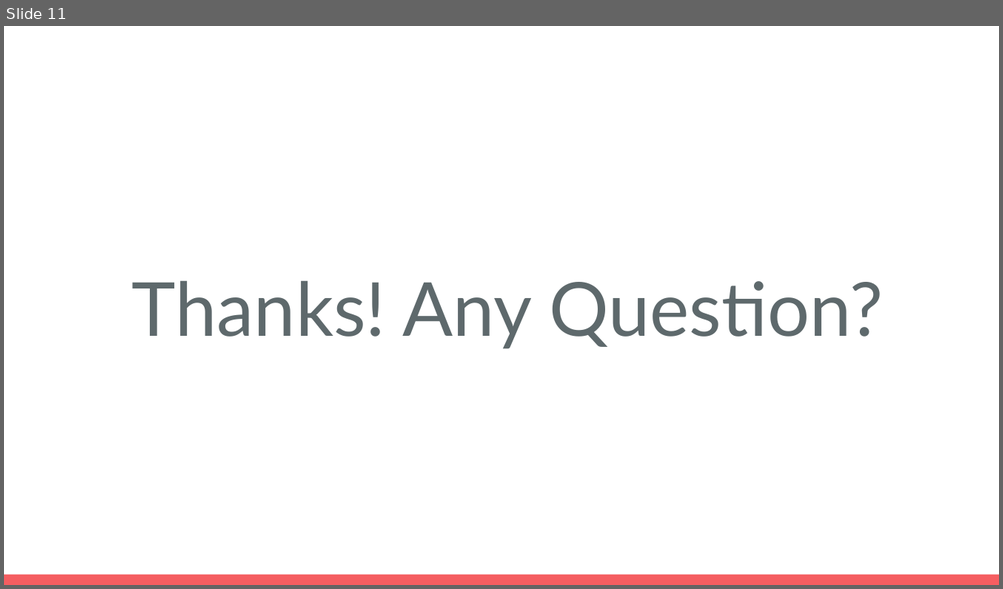
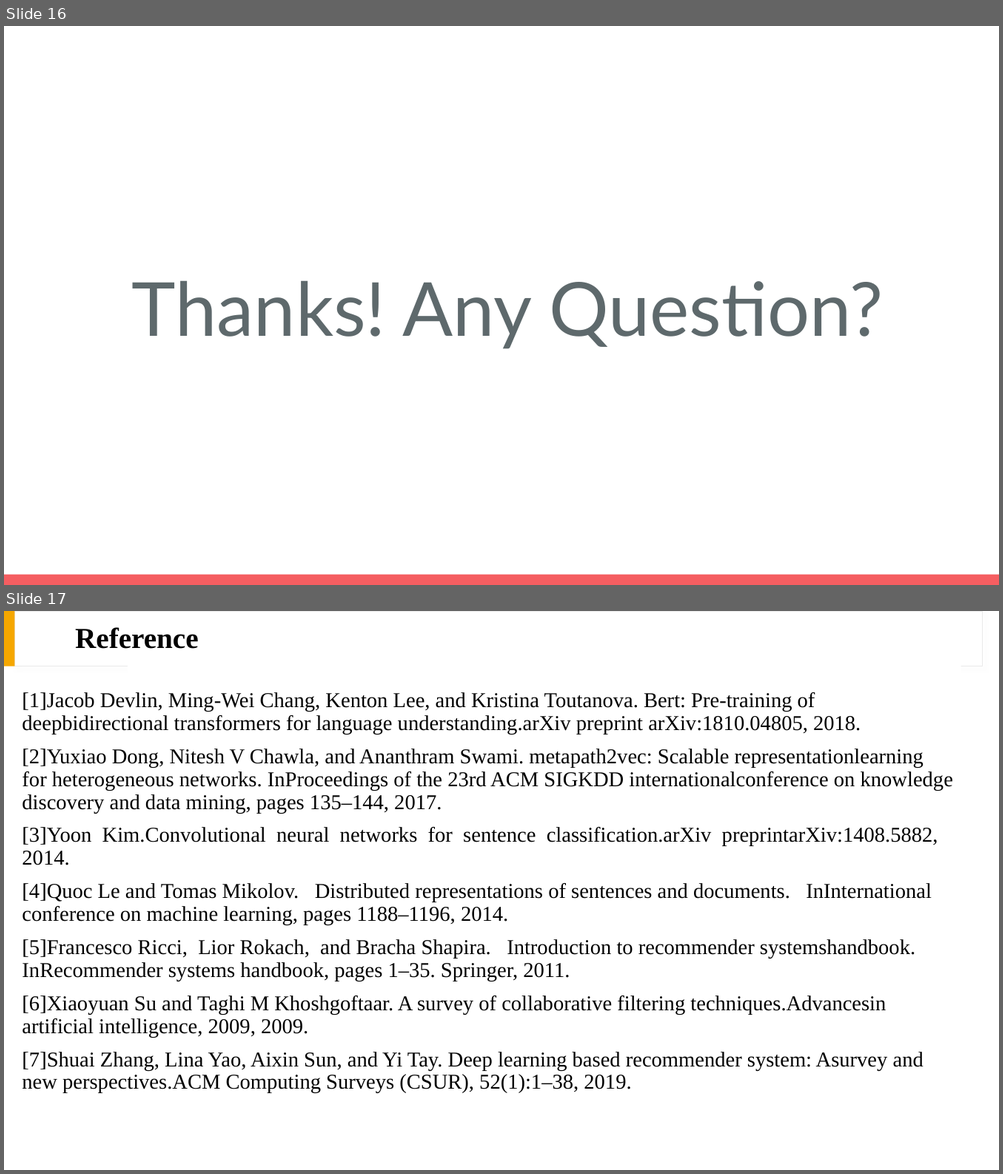
Before and after one commit to drago1234/CSE5525-Final-Project, a slide deck: presentation_v2.0.pptx. Shown one above the other, each under a label of ours: slide 11 before the commit, slides 16 and 17 after it. The pictures are 1003x589 and 1003x1174 pixels, drawn with LibreOffice and Linux fonts; fonts in the diff are those of the drawing. Boxes give left, top, right and bottom in pixels: in the first picture for what was removed or moved away, otherwise in the second. Text is boxed around its words. In the diff, an @@ line names an element or a change of style, - is before the commit and + after.

Commit message:
Upload presentation, and all documents

```diff
--- a/presentation_v2.0.pptx
+++ b/presentation_v2.0.pptx
@@ slide 17 added at box(4, 611, 999, 1170), background #FFFFFF @@
@@ rectangle added at box(4, 611, 14, 667), fill #F5A700 @@
@@ rectangle added at box(14, 611, 982, 667), fill #FFFFFF, outline #E9E9E9 0.75 pt @@
@@ title added at box(75, 627, 199, 649), 28 pt, text #000000, bold @@
+Reference
@@ rectangle added at box(128, 630, 962, 688), fill #FFFFFF @@
@@ text added at box(22, 692, 953, 1093), 20.4 pt, text #000000 @@
+[1]Jacob Devlin, Ming-Wei Chang, Kenton Lee, and Kristina Toutanova. Bert: Pre-training of deepbidirectional transformers for language understanding.arXiv preprint arXiv:1810.04805, 2018.
+[2]Yuxiao Dong, Nitesh V Chawla, and Ananthram Swami. metapath2vec: Scalable representationlearning for heterogeneous networks. InProceedings of the 23rd ACM SIGKDD internationalconference on knowledge discovery and data mining, pages 135–144, 2017.
+[3]Yoon Kim.Convolutional neural networks for sentence classification.arXiv preprintarXiv:1408.5882, 2014.
+[4]Quoc Le and Tomas Mikolov. Distributed representations of sentences and documents. InInternational conference on machine learning, pages 1188–1196, 2014.
+[5]Francesco Ricci, Lior Rokach, and Bracha Shapira. Introduction to recommender systemshandbook. InRecommender systems handbook, pages 1–35. Springer, 2011.
+[6]Xiaoyuan Su and Taghi M Khoshgoftaar. A survey of collaborative filtering techniques.Advancesin artificial intelligence, 2009, 2009.
+[7]Shuai Zhang, Lina Yao, Aixin Sun, and Yi Tay. Deep learning based recommender system: Asurvey and new perspectives.ACM Computing Surveys (CSUR), 52(1):1–38, 2019.
@@ what was slide 11 is now slide 16 @@
```
Also in this commit, not shown: 4 slides changed, 5 other slides added, 1 slide removed, 19 other files.
